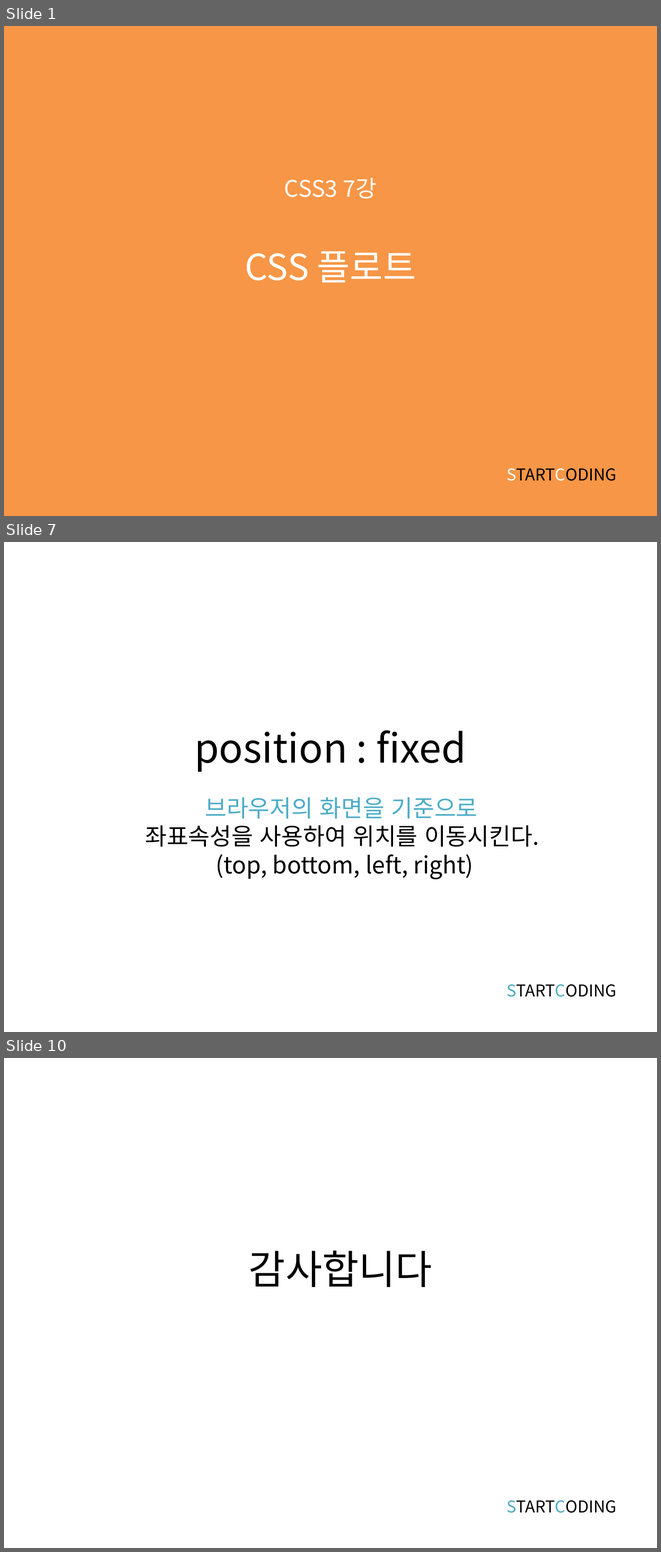
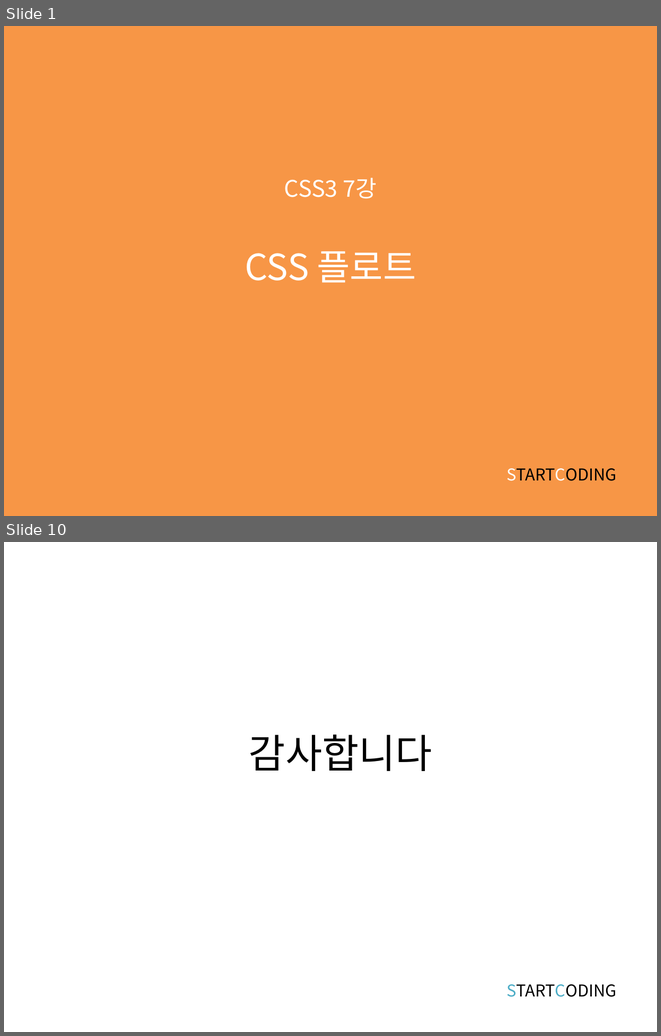
Before and after one commit to kwonkijun/web, a slide deck: 프론트엔드기초(PPT)/CSS3 7강_CSS 플로트.pptx. Shown one above the other, each under a label of ours: slides 1, 7 and 10 before the commit, slides 1 and 10 after it; the slides between them are not shown. The pictures are 661x1552 and 661x1036 pixels, drawn with LibreOffice and Linux fonts; fonts in the diff are those of the drawing. Boxes give left, top, right and bottom in pixels: in the first picture for what was removed or moved away, otherwise in the second. Text is boxed around its words. In the diff, an @@ line names an element or a change of style, - is before the commit and + after.

```diff
--- a/프론트엔드기초(PPT)/CSS3 7강_CSS 플로트.pptx
+++ b/프론트엔드기초(PPT)/CSS3 7강_CSS 플로트.pptx
@@ slide 7 removed at (4, 542, 657, 1032), background #FFFFFF @@
@@ title removed at (194, 730, 467, 772) @@
-position : fixed
@@ text removed at (145, 797, 539, 879) @@
-브라우저의 화면을 기준으로
-좌표속성을 사용하여 위치를 이동시킨다.
-(top, bottom, left, right)
@@ text removed at (506, 984, 617, 997) @@
-STARTCODING
```
Also in this commit, not shown: 5 slides changed, 3 slides added, 2 other slides removed, 34 other files.
